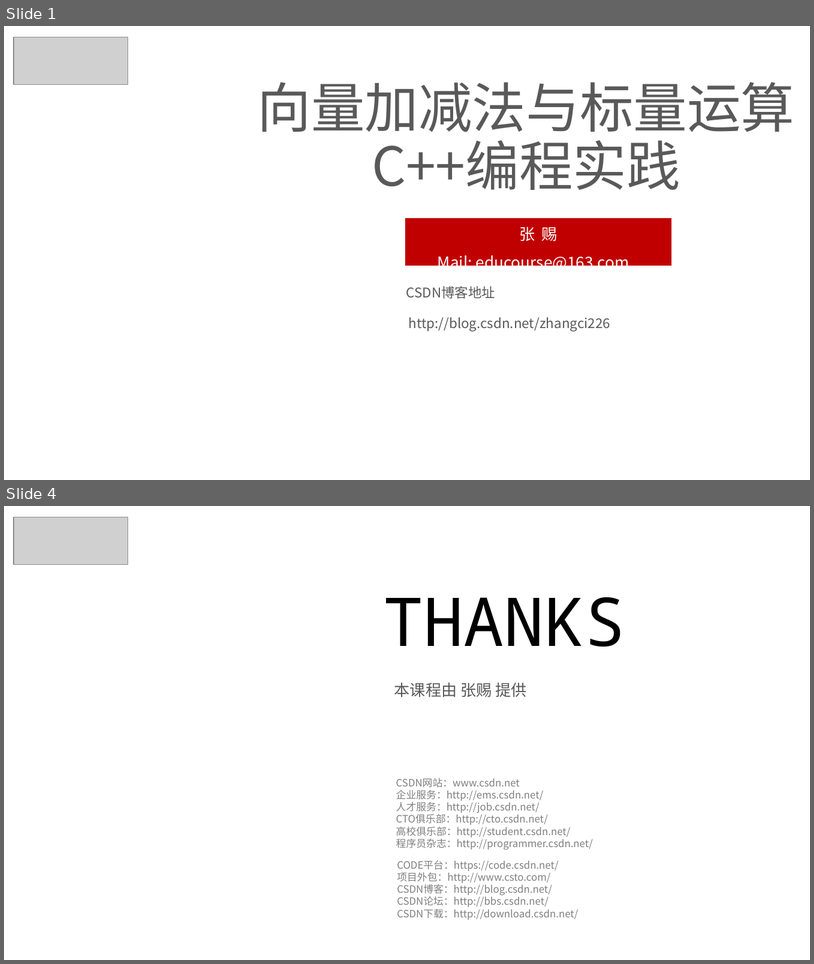
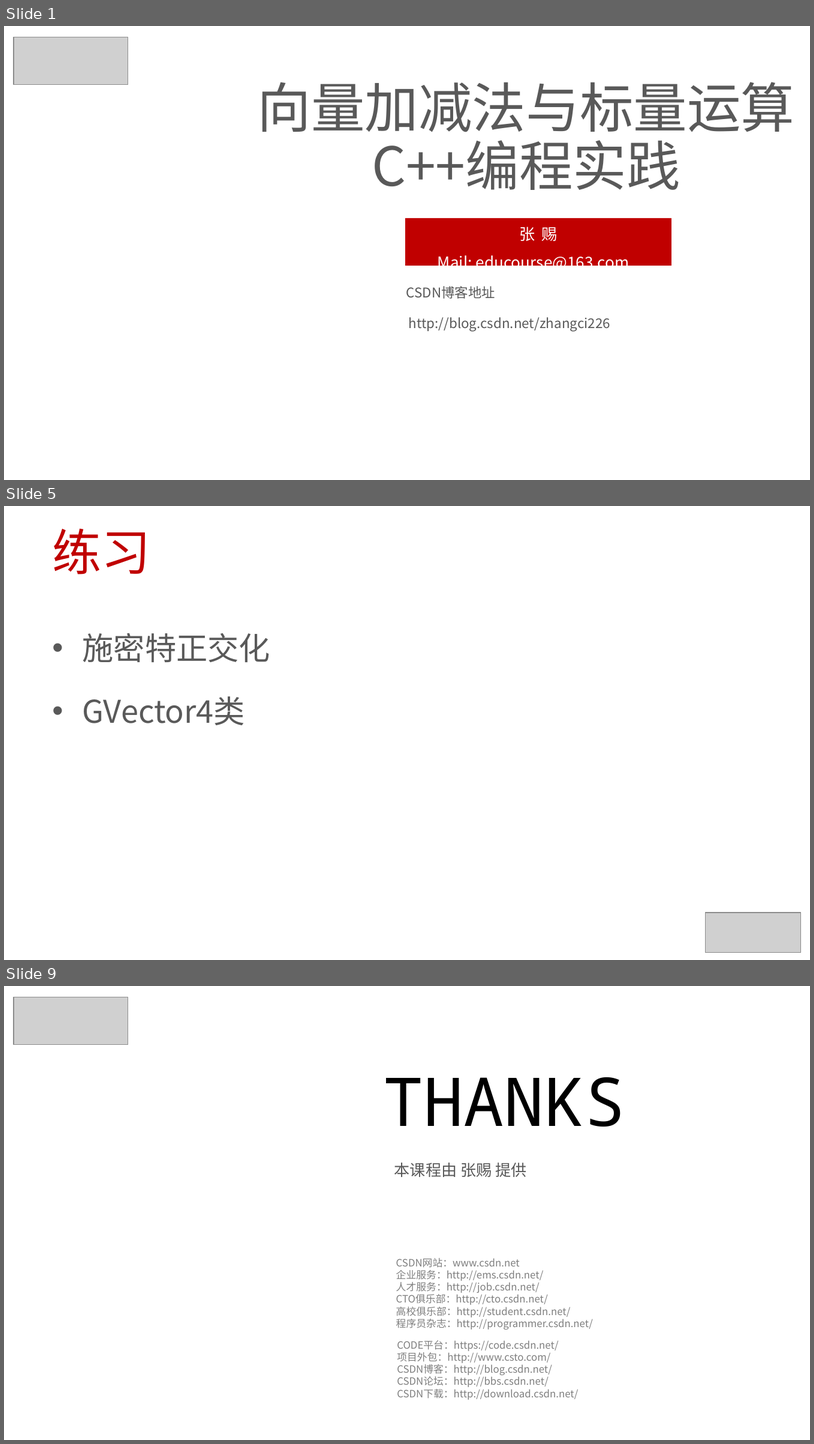
Before and after one commit to 0000duck/ComputerGraphicsBasics, a slide deck: PPT/C++练习.pptx. Shown one above the other, each under a label of ours: slides 1 and 4 before the commit, slides 1, 5 and 9 after it; the slides between them are not shown. The pictures are 814x964 and 814x1444 pixels, drawn with LibreOffice and Linux fonts; fonts in the diff are those of the drawing; grey boxes stand for pictures; background and template pictures are left out. Boxes give left, top, right and bottom in pixels: in the first picture for what was removed or moved away, otherwise in the second. Text is boxed around its words. In the diff, an @@ line names an element or a change of style, - is before the commit and + after.

```diff
--- a/PPT/C++练习.pptx
+++ b/PPT/C++练习.pptx
@@ slide 5 added at [4,506,810,960], background #FFFFFF @@
@@ title added at [53,528,151,574], 44 pt, text #C00000 @@
+练习
@@ text added at [83,633,270,725], 28 pt, text #595959 @@
+• 施密特正交化
+• GVector4类
@@ picture added at [705,912,801,952] @@
@@ what was slide 4 is now slide 9 @@
```
Also in this commit, not shown: 2 slides changed, 4 other slides added, 2 other files.
